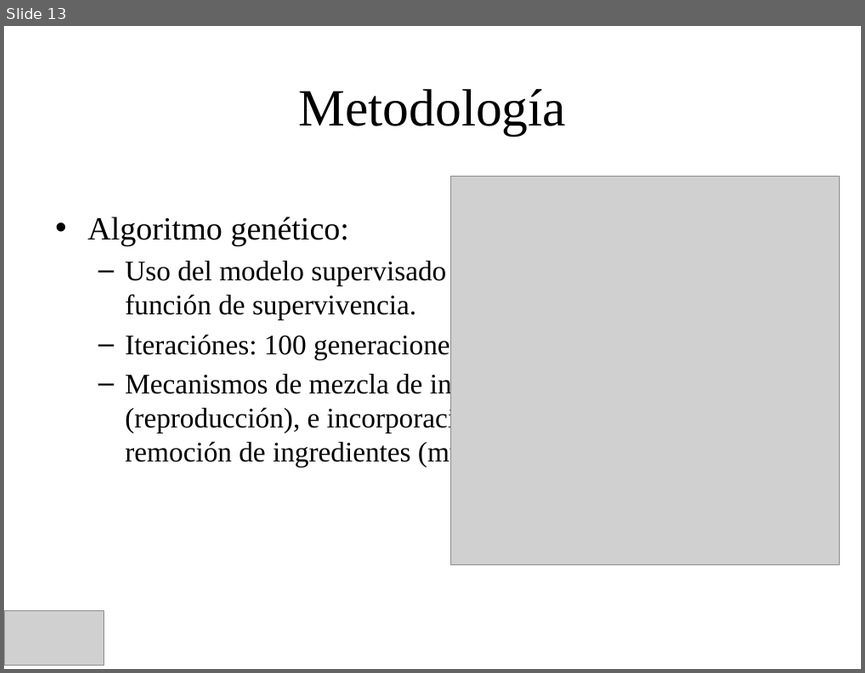
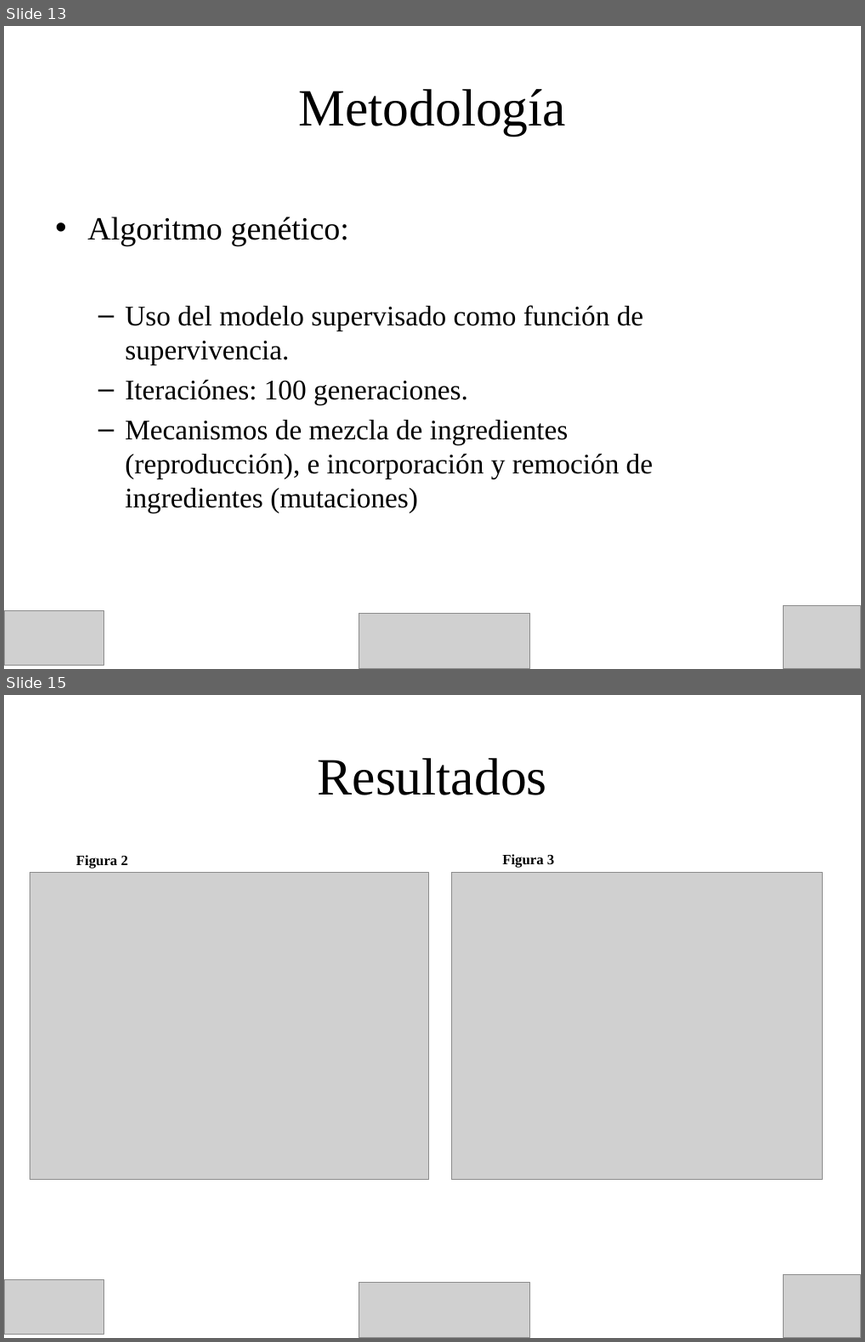
Before and after one commit to KalebAvila/ingenieria_en_alimentos, a slide deck: ai_in_food/references/comia/Generacion_de_Sustitutos_Alimentarios_Mediante_IA_Presentation.pptx. Shown one above the other, each under a label of ours: slide 13 before the commit, slides 13 and 15 after it; the slides between them are not shown. The pictures are 865x673 and 865x1342 pixels, drawn with LibreOffice and Linux fonts; fonts in the diff are those of the drawing; grey boxes stand for pictures. Boxes give left, top, right and bottom in pixels: in the first picture for what was removed or moved away, otherwise in the second. Text is boxed around its words. In the diff, an @@ line names an element or a change of style, - is before the commit and + after.

```diff
--- a/ai_in_food/references/comia/Generacion_de_Sustitutos_Alimentarios_Mediante_IA_Presentation.pptx
+++ b/ai_in_food/references/comia/Generacion_de_Sustitutos_Alimentarios_Mediante_IA_Presentation.pptx
@@ slide 15 added at bbox=[4, 695, 861, 1338], background #FFFFFF @@
@@ title added at bbox=[318, 758, 547, 795], 44 pt, text #000000 @@
+Resultados
@@ picture added at bbox=[30, 873, 428, 1179] @@
@@ text added at bbox=[76, 855, 128, 868], 12 pt, text #000000, bold @@
+Figura 2
@@ picture added at bbox=[451, 873, 823, 1179] @@
@@ text added at bbox=[502, 854, 554, 868], 12 pt, text #000000, bold @@
+Figura 3
@@ picture added at bbox=[4, 1279, 103, 1333] @@
@@ picture added at bbox=[783, 1274, 861, 1338] @@
@@ picture added at bbox=[358, 1281, 529, 1338] @@
@@ slide 13 changed as well @@
@@ picture removed at bbox=[451, 176, 840, 564] @@
@@ text "Algoritmo genético:" rewrapped from bbox=[87, 216, 568, 467] to bbox=[87, 216, 653, 512] @@
@@ picture added at bbox=[783, 605, 861, 669] @@
@@ picture added at bbox=[358, 612, 529, 669] @@
```
Also in this commit, not shown: 18 other slides changed, 6 other slides added, 2 slides removed, 16 other files.
